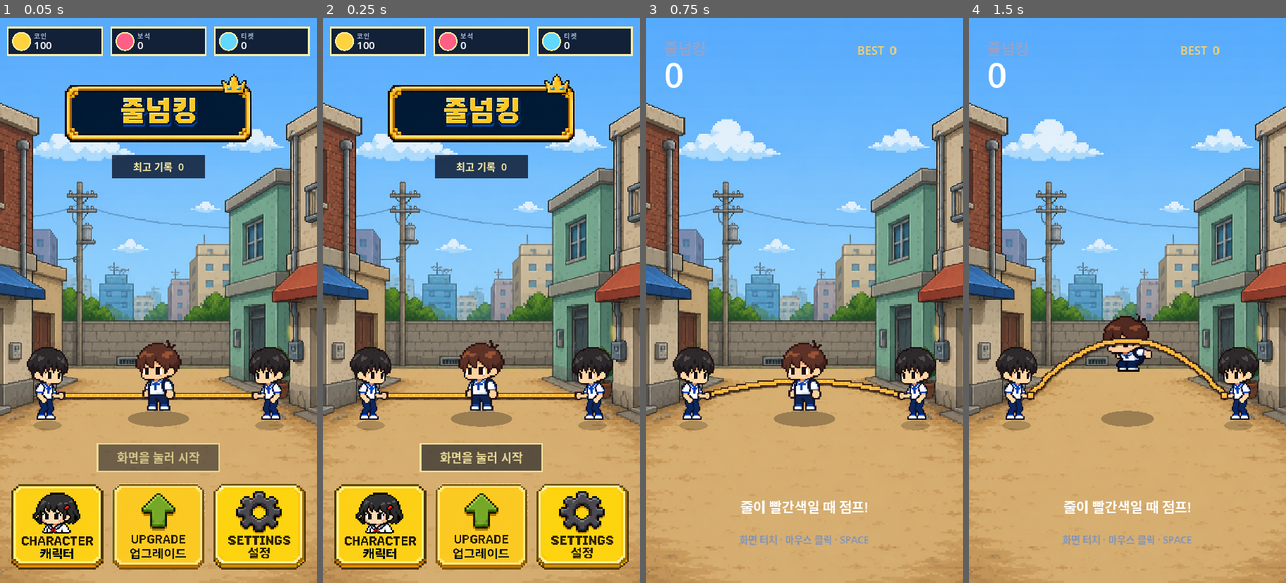
Above: before the commit, frames 1-4 (left to right).
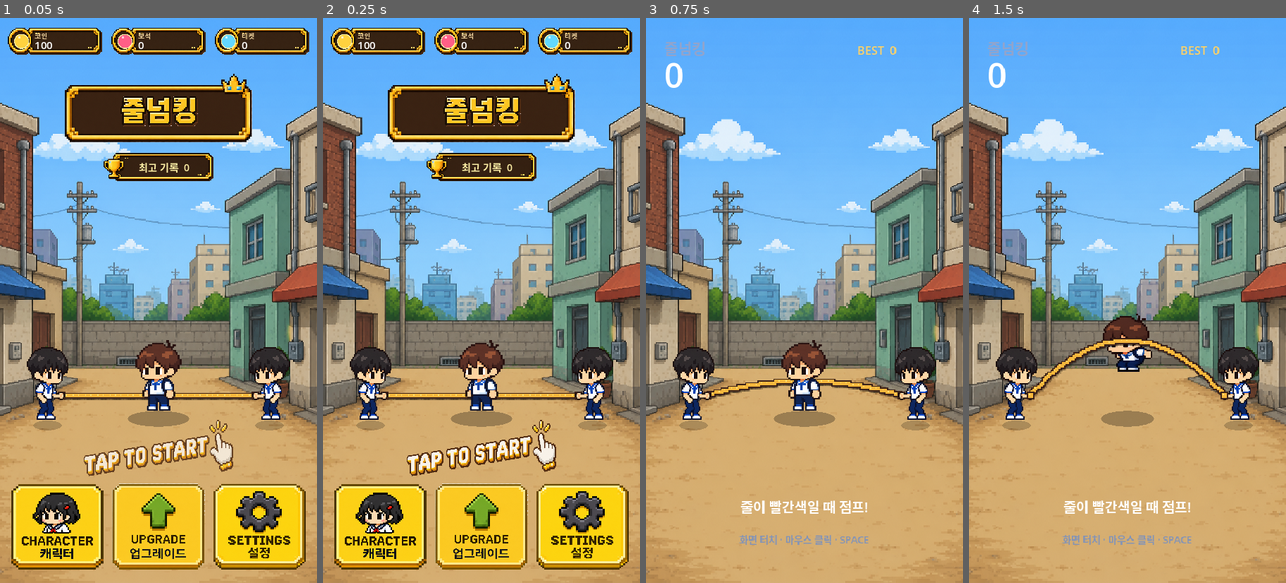
Above: after the commit, the same moments.

Repository: eunchan4490-star/Rope-King
Game: Godot game, scene res://main.tscn
Same seed, same stepped clock (60 frames per second), same inputs: the game is played once before the commit and once after it.
Inputs (mouse positions are in pixels of both pictures, inside the frame that each line leads up to):
- Up to frame 1 (0.05 s): no input
- Up to frame 2 (0.25 s): no input
- Up to frame 3 (0.75 s): tap Enter at 0.5 s; move the mouse to (874, 272) at 0.52 s; click (874, 272) at 0.67 s
- Up to frame 4 (1.5 s): tap Space (jump) at 0.77 s; move the mouse to (1064, 328) at 1.27 s; click (1064, 328) at 1.42 s

The runs differ from the first frame. In frame 1, 13% of the frame differs, in the area x 2-98%, y 1-82%; in frame 2, 13%; in frame 3, nothing differs; in frame 4, nothing differs.

Commit message:
Polish pixel-art main menu UI

Diff:
--- a/scripts/main.gd
+++ b/scripts/main.gd
@@ -24,6 +24,9 @@
 const MENU_SETTINGS_TEXTURE_PATH := "res://assets/ui/menu_settings.png"
 const HUD_TITLE_FRAME_PATH := "res://assets/ui/title_frame.png"
 const HUD_TITLE_LOGO_PATH := "res://assets/ui/title_logo.png"
+const BEST_SCORE_FRAME_PATH := "res://assets/ui/best_score_frame.png"
+const RESOURCE_COUNTER_FRAME_PATH := "res://assets/ui/resource_counter_frame.png"
+const TAP_PROMPT_PATH := "res://assets/ui/tap_to_start.png"
 const DEFAULT_CHARACTER_ID := "default"
 const JUMP_FRAME_COUNT := 4
 const CHARACTERS_PER_PAGE := 3
@@ -58,6 +61,9 @@
 @export_group("HUD Title Assets")
 @export var hud_title_frame_texture: Texture2D
 @export var hud_title_logo_texture: Texture2D
+@export var best_score_frame_texture: Texture2D
+@export var resource_counter_frame_texture: Texture2D
+@export var tap_prompt_texture: Texture2D
 @export_group("Game Balance")
 @export var balance: RopeGameBalance = DEFAULT_BALANCE
 
@@ -106,6 +112,9 @@
 var character_button_used_region := Rect2()
 var upgrade_button_used_region := Rect2()
 var settings_button_used_region := Rect2()
+var best_score_frame_used_region := Rect2()
+var resource_counter_frame_used_region := Rect2()
+var tap_prompt_used_region := Rect2()
 
 
 func _ready() -> void:
@@ -131,9 +140,18 @@
 		hud_title_frame_texture = load(HUD_TITLE_FRAME_PATH) as Texture2D
 	if hud_title_logo_texture == null and ResourceLoader.exists(HUD_TITLE_LOGO_PATH):
 		hud_title_logo_texture = load(HUD_TITLE_LOGO_PATH) as Texture2D
+	if best_score_frame_texture == null and ResourceLoader.exists(BEST_SCORE_FRAME_PATH):
+		best_score_frame_texture = load(BEST_SCORE_FRAME_PATH) as Texture2D
+	if resource_counter_frame_texture == null and ResourceLoader.exists(RESOURCE_COUNTER_FRAME_PATH):
+		resource_counter_frame_texture = load(RESOURCE_COUNTER_FRAME_PATH) as Texture2D
+	if tap_prompt_texture == null and ResourceLoader.exists(TAP_PROMPT_PATH):
+		tap_prompt_texture = load(TAP_PROMPT_PATH) as Texture2D
 	character_button_used_region = _texture_used_region(character_button_texture)
 	upgrade_button_used_region = _texture_used_region(upgrade_button_texture)
 	settings_button_used_region = _texture_used_region(settings_button_texture)
+	best_score_frame_used_region = _texture_used_region(best_score_frame_texture)
+	resource_counter_frame_used_region = _texture_used_region(resource_counter_frame_texture)
+	tap_prompt_used_region = _texture_used_region(tap_prompt_texture)
 	get_viewport().size_changed.connect(queue_redraw)
 	queue_redraw()
 
@@ -838,14 +856,19 @@
 	_draw_resource_counter(font, Rect2(488.0, 22.0, 214.0, 62.0), "티켓", Color("63d8ff"), tickets)
 
 	_draw_main_menu_title(font)
-	draw_rect(Rect2(255.0, 310.0, 210.0, 54.0), Color(0.05, 0.09, 0.17, 0.82), true)
-	draw_string(font, Vector2(255.0, 346.0), "최고 기록  %d" % best_score, HORIZONTAL_ALIGNMENT_CENTER, 210.0, 23, Color("fff0a6"))
+	var best_rect := Rect2(235.0, 306.0, 250.0, 64.0)
+	if best_score_frame_texture != null and best_score_frame_used_region.size.x > 0.0:
+		draw_texture_rect_region(best_score_frame_texture, best_rect, best_score_frame_used_region)
+	else:
+		draw_rect(best_rect, Color(0.23, 0.14, 0.09, 0.88), true)
+	draw_string(font, Vector2(284.0, 347.0), "최고 기록  %d" % best_score, HORIZONTAL_ALIGNMENT_CENTER, 178.0, 23, Color("fff0a6"))
 
 	var prompt_alpha := 0.78 + sin(Time.get_ticks_msec() * 0.004) * 0.18
-	var prompt_rect := Rect2(222.0, 965.0, 276.0, 62.0)
-	draw_rect(prompt_rect, Color(0.05, 0.08, 0.13, 0.72 * prompt_alpha), true)
-	draw_rect(prompt_rect, Color(1.0, 0.94, 0.65, prompt_alpha), false, 4.0)
-	draw_string(font, Vector2(prompt_rect.position.x, 1006.0), "화면을 눌러 시작", HORIZONTAL_ALIGNMENT_CENTER, prompt_rect.size.x, 27, Color(1.0, 0.94, 0.65, prompt_alpha))
+	var prompt_rect := Rect2(190.0, 910.0, 340.0, 128.0)
+	if tap_prompt_texture != null and tap_prompt_used_region.size.x > 0.0:
+		draw_texture_rect_region(tap_prompt_texture, prompt_rect, tap_prompt_used_region, Color(1.0, 1.0, 1.0, prompt_alpha))
+	else:
+		draw_string(font, Vector2(prompt_rect.position.x, 980.0), "TAP TO START", HORIZONTAL_ALIGNMENT_CENTER, prompt_rect.size.x, 30, Color(1.0, 1.0, 1.0, prompt_alpha))
 
 	_draw_menu_asset_or_fallback(character_button_texture, character_button_used_region, font, CHARACTER_BUTTON_RECT, "CHARACTER", "캐릭터", Color("ef8f6b"))
 	_draw_menu_asset_or_fallback(upgrade_button_texture, upgrade_button_used_region, font, UPGRADE_BUTTON_RECT, "UPGRADE", "업그레이드", Color("65b7f3"))
@@ -860,7 +883,7 @@
 	if hud_title_frame_texture != null:
 		draw_texture_rect(hud_title_frame_texture, frame_rect, false)
 	else:
-		draw_rect(frame_rect, Color("071b38"), true)
+		draw_rect(frame_rect, Color("3a2418"), true)
 		draw_rect(frame_rect, Color("ffd23f"), false, 7.0)
 	var logo_rect := Rect2(255.0, 154.0, 210.0, 112.0)
 	if hud_title_logo_texture != null:
@@ -925,12 +948,16 @@
 
 
 func _draw_resource_counter(font: Font, rect: Rect2, label: String, icon_color: Color, amount: int) -> void:
-	draw_rect(rect, Color(0.04, 0.07, 0.13, 0.9), true)
-	draw_rect(rect, Color("fff0a6"), false, 4.0)
-	draw_circle(rect.position + Vector2(31.0, 31.0), 20.0, icon_color)
-	draw_circle(rect.position + Vector2(31.0, 31.0), 20.0, Color("fff0a6"), false, 3.0)
-	draw_string(font, Vector2(rect.position.x + 59.0, rect.position.y + 25.0), label, HORIZONTAL_ALIGNMENT_LEFT, 70.0, 15, Color("a9bad8"))
-	draw_string(font, Vector2(rect.position.x + 59.0, rect.position.y + 49.0), str(amount), HORIZONTAL_ALIGNMENT_LEFT, rect.size.x - 72.0, 24, Color.WHITE)
+	if resource_counter_frame_texture != null and resource_counter_frame_used_region.size.x > 0.0:
+		draw_texture_rect_region(resource_counter_frame_texture, rect, resource_counter_frame_used_region)
+	else:
+		draw_rect(rect, Color(0.23, 0.14, 0.09, 0.92), true)
+		draw_rect(rect, Color("ffd23f"), false, 4.0)
+	draw_circle(rect.position + Vector2(31.0, 31.0), 16.0, icon_color)
+	draw_circle(rect.position + Vector2(31.0, 31.0), 16.0, Color("fff0a6"), false, 2.0)
+	draw_rect(Rect2(rect.position + Vector2(24.0, 20.0), Vector2(5.0, 5.0)), Color(1.0, 1.0, 1.0, 0.7), true)
+	draw_string(font, Vector2(rect.position.x + 61.0, rect.position.y + 25.0), label, HORIZONTAL_ALIGNMENT_LEFT, 70.0, 15, Color("f4d7a1"))
+	draw_string(font, Vector2(rect.position.x + 61.0, rect.position.y + 49.0), str(amount), HORIZONTAL_ALIGNMENT_LEFT, rect.size.x - 74.0, 24, Color.WHITE)
 
 
 func _draw_menu_asset_or_fallback(texture: Texture2D, used_region: Rect2, font: Font, rect: Rect2, title: String, subtitle: String, face_color: Color) -> void:
--- a/tests/rope_logic_test.gd
+++ b/tests/rope_logic_test.gd
@@ -99,6 +99,9 @@
 	_expect(game.mirrored_turner_used_region.size.x > 0.0, "right rope turner mirror region is empty")
 	_expect(ResourceLoader.exists("res://assets/ui/title_frame.png"), "HUD title frame asset was not imported")
 	_expect(ResourceLoader.exists("res://assets/ui/title_logo.png"), "HUD title logo asset was not imported")
+	_expect(ResourceLoader.exists("res://assets/ui/best_score_frame.png"), "best score frame asset was not imported")
+	_expect(ResourceLoader.exists("res://assets/ui/resource_counter_frame.png"), "resource counter frame asset was not imported")
+	_expect(ResourceLoader.exists("res://assets/ui/tap_to_start.png"), "tap-to-start prompt asset was not imported")
 	_expect(ResourceLoader.exists("res://assets/characters/default/idle.png"), "default idle asset path was not imported")
 	_expect(ResourceLoader.exists("res://assets/characters/default/jump_sheet.png"), "default jump asset path was not imported")
 	_expect(game._is_safe_character_id("default"), "default character id was rejected")
Binary file added: assets/ui/best_score_frame.png
Not shown, added: assets/ui/best_score_frame.png.import
Binary file added: assets/ui/resource_counter_frame.png
Not shown, added: assets/ui/resource_counter_frame.png.import
Binary file added: assets/ui/tap_to_start.png
Not shown, added: assets/ui/tap_to_start.png.import
Binary file changed: assets/ui/title_frame.png
Binary file changed: assets/ui/title_logo.png
